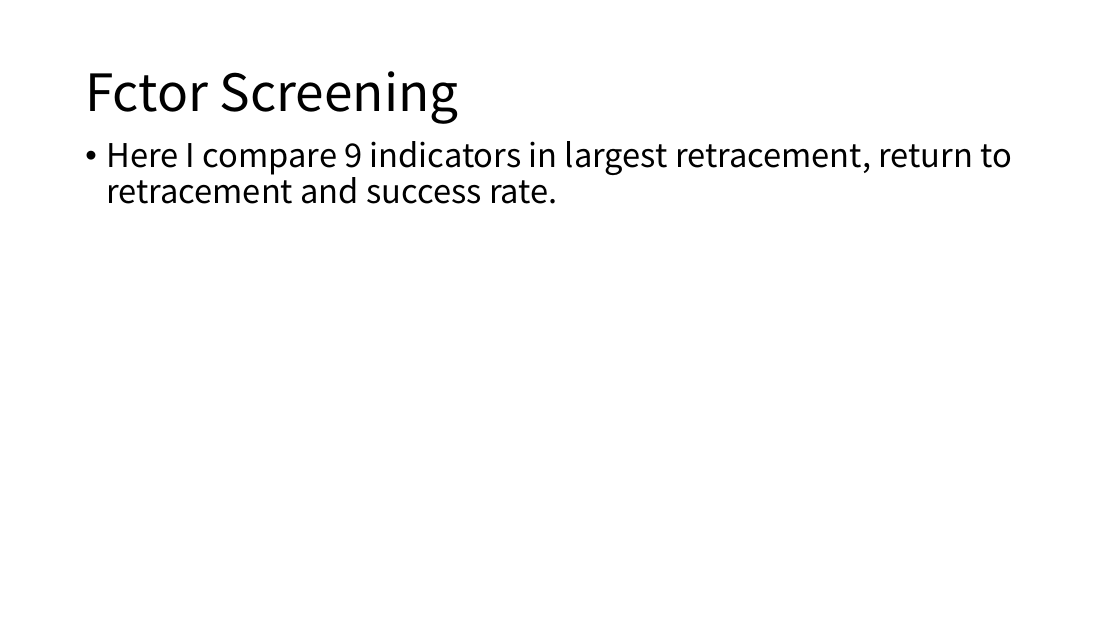
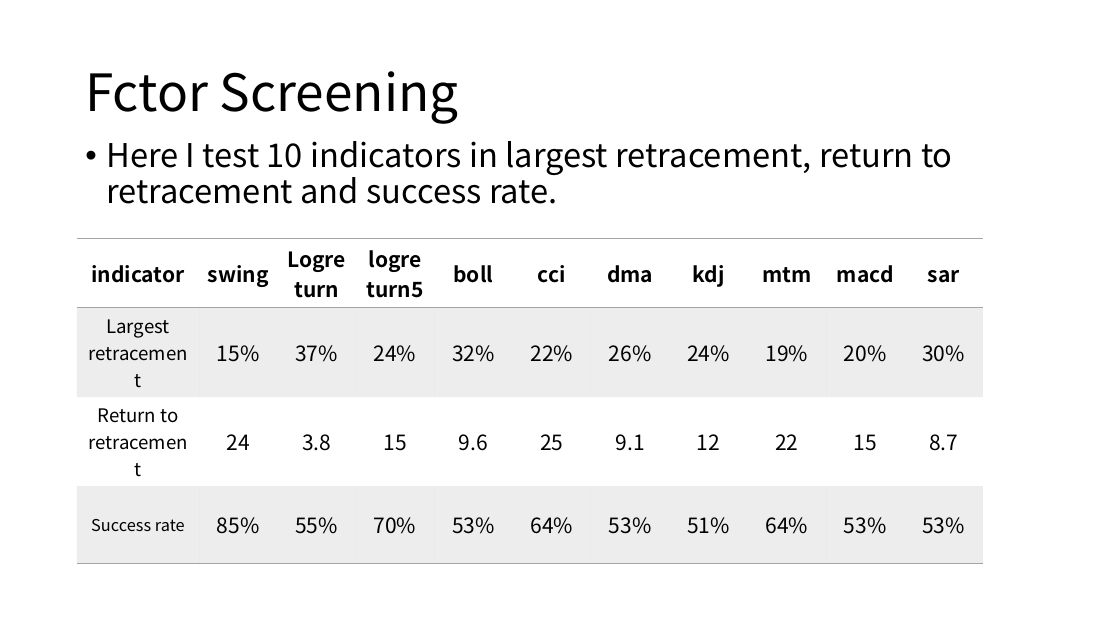
Before and after one commit to chenzhiyunacg/2016.M3.TQF-ML.hmmPrediction, a slide deck: slide 2 of Final presentation.pptx. Drawn at 1120x630 pixels with LibreOffice and Linux fonts; fonts in the diff are those of the drawing. Boxes give left, top, right and bottom in pixels: in the first picture for what was removed or moved away, otherwise in the second. Text is boxed around its words. In the diff, an @@ line names an element or a change of style, - is before the commit and + after.

```diff
--- a/Final presentation.pptx
+++ b/Final presentation.pptx
@@ text at [106, 141, 953, 204]: text changed @@
-• Here I compare 9 indicators in largest retracement, return to retracement and success rate.
+• Here I test 10 indicators in largest retracement, return to retracement and success rate.
@@ table added at [77, 239, 981, 538], 4 rows, 11 columns @@
+indicator | swing | Logreturn | logreturn5 | boll | cci | dma | kdj | mtm | macd | sar
+Largest retracement | 15% | 37% | 24% | 32% | 22% | 26% | 24% | 19% | 20% | 30%
+Return to retracement | 24 | 3.8 | 15 | 9.6 | 25 | 9.1 | 12 | 22 | 15 | 8.7
+Success rate | 85% | 55% | 70% | 53% | 64% | 53% | 51% | 64% | 53% | 53%
```
Also in this commit, not shown: 3 slides added, 1 other file.
